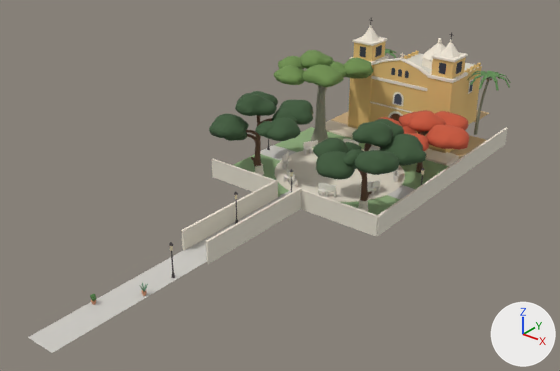
The glTF model modelos/casona/crudo/barrio_plaza.glb, before and after one commit.
The view is the same before and after, from a 50 mm camera at (2.6, -50.9, 47.8) aimed at (-56.4, 22.8, 2.1). The axes (+X, +Y, +Z) are drawn at lower right. The lights are the same throughout. The first picture is the older version. Vertices at exactly the same position are counted once.

Before the edit, the objects in view are built like this:
```python
me_plaza_banqueta = bpy.data.meshes.new('plaza_banqueta')
me_plaza_banqueta.from_pydata(...)  # 28 vertices, 22 faces; spans x -69.0..-41.0, y -17.0..47.0, z -0.4..0.1
me_plaza_banqueta.materials.append(mat_banqueta)  # light grey #cecbc5
# before: 16 (-57.0, 33.0, -0.4), 17 (-57.0, 37.0, -0.4), 18 (-57.0, 33.0, 0.1), 19 (-57.0, 37.0, 0.1), 20 (-53.0, 33.0, -0.4)
# before: 21 (-53.0, 37.0, -0.4), 22 (-53.0, 33.0, 0.1) at pixel (342, 180), 23 (-53.0, 37.0, 0.1) at pixel (358, 171)
me_plaza_cantera = bpy.data.meshes.new('plaza_cantera')
me_plaza_cantera.from_pydata(...)  # 16 vertices, 16 faces; spans x -68.0..-44.0, y 46.4..51.0, z -0.4..0.3
me_plaza_cantera.materials.append(mat_cantera)  # pale yellow #e7dac4
me_plaza_fachadas = bpy.data.meshes.new('plaza_fachadas')
me_plaza_fachadas.from_pydata(...)  # 2830 vertices, 4830 faces; spans x -70.0..-40.8, y -9.3..67.0, z -0.4..17.2
me_plaza_fachadas.materials.append(mat_fachada)
me_plaza_suelo = bpy.data.meshes.new('plaza_suelo')
me_plaza_suelo.from_pydata(...)  # 11 vertices, 6 faces; spans x -69.0..-44.0, y 51.0..72.8, z -0.4
me_plaza_suelo.materials.append(mat_tierra_p)  # brown #c4a77c
# before: 0 (-69.0, 51.0, -0.4) at pixel (325, 122), 1 (-61.0, 51.0, -0.4), 2 (-61.0, 72.8, -0.4), 3 (-69.0, 72.8, -0.4), 8 (-61.0, 67.0, -0.4)
# before: 9 (-49.0, 67.0, -0.4) at pixel (475, 122), 10 (-49.0, 72.8, -0.4) at pixel (489, 113)
ob_plaza_banqueta = bpy.data.objects.new('plaza_banqueta', me_plaza_banqueta)
ob_plaza_banqueta.location = (0.0, 0.0, 0.0)
ob_plaza_cantera = bpy.data.objects.new('plaza_cantera', me_plaza_cantera)
ob_plaza_cantera.location = (0.0, 0.0, 0.0)
ob_plaza_fachadas = bpy.data.objects.new('plaza_fachadas', me_plaza_fachadas)
ob_plaza_fachadas.location = (0.0, 0.0, 0.0)
ob_plaza_suelo = bpy.data.objects.new('plaza_suelo', me_plaza_suelo)
ob_plaza_suelo.location = (0.0, 0.0, 0.0)
# also in view: 'plaza_flamboyan_copa' at (-45.7, 42.2, 7.1); 'plaza_ceiba_copa' at (-64.4, 42.8, 12.7); 'plaza_tronco' at (-54.8, 34.9, 5.2); 'plaza_laurel_copa' at (-54.7, 27.5, 9.1); 'plaza_pasto' at (-55.0, 35.0, 0.0)
```
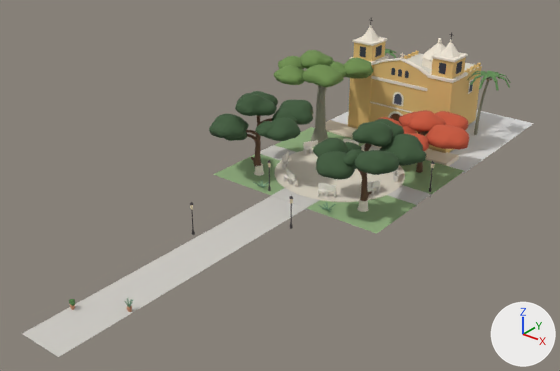
Where the change shows, as pixel boxes (x1, y1, x2, y2) in the pictures (560 x 371 px; the box of a moved part takes in the faces that stretch with it):
'plaza_fachadas', reshaped: before (90, 25, 508, 305); after (69, 25, 492, 312)
'plaza_banqueta', reshaped: before (28, 145, 415, 353); after (22, 144, 431, 357)
'plaza_suelo', reshaped, recoloured (28% wider, 28% taller): before (331, 110, 489, 159); after (331, 110, 534, 173)
part 1 of me_plaza_banqueta, moved or reshaped: before (278, 146, 380, 199); after (272, 144, 380, 211)
part 2 of me_plaza_banqueta, moved or reshaped (mostly hidden): before (260, 145, 415, 199); after (260, 145, 431, 208)
part 3 of me_plaza_banqueta, moved or reshaped: before (28, 198, 279, 353); after (22, 196, 306, 357)
part 4 of me_plaza_fachadas, moved or reshaped: before (91, 299, 96, 305); after (70, 305, 75, 310)
part 5 of me_plaza_fachadas, moved or reshaped: before (90, 294, 96, 298); after (69, 299, 75, 303)
part 6 of me_plaza_fachadas, moved or reshaped: before (141, 290, 147, 296); after (127, 306, 132, 312)
part 7 of me_plaza_fachadas, deleted: before (181, 127, 508, 264)
part 8 of me_plaza_suelo, deleted: before (449, 135, 486, 159)
part 9 of me_plaza_suelo, reshaped: before (331, 110, 489, 125); after (331, 110, 534, 173)

Edits to the bpy script that builds the scene:
```text
Add mat_pasto_c:
    mat_pasto_c = principled_material('pasto_c')
    mat_pasto_c.base_color = (0.7, 0.7, 0.7)  # light grey #dadada
    mat_pasto_c.roughness = 0.9
Change me_plaza_banqueta:
    where me_plaza_banqueta.from_pydata(...)  # 28 vertices, 22 faces; spans x -69.0..-41.0, y -17.0..47.0, z -0.4..0.1
    used by ob_plaza_banqueta; location = (0.0, 0.0, 0.0)
    me_plaza_banqueta part 1: the loose piece of 8 vertices spanning x -57.0..-53.0, y 23.0..47.0, z -0.4..0.1 is scaled about its middle by (1.5, 1, 1)
    me_plaza_banqueta part 2
    add for i in [*range(16, 20)]: me_plaza_banqueta.vertices[i].co += Vector((-1.0, 0.0, 0.0))
    add for i in [*range(20, 24)]: me_plaza_banqueta.vertices[i].co += Vector((1.0, 0.0, 0.0))
    me_plaza_banqueta part 3
    me_plaza_banqueta.vertices[0].co: (-57.0, -17.0, 0.0) -> (-58.0, -17.0, 0.0)  # pixel (27, 337) -> pixel (21, 333)
    me_plaza_banqueta.vertices[1].co: (-57.0, 23.0, 0.0) -> (-58.0, 23.0, 0.0)  # pixel (277, 197) -> pixel (271, 195)
    me_plaza_banqueta.vertices[2].co: (-53.0, -17.0, 0.0) -> (-52.0, -17.0, 0.0)  # pixel (52, 353) -> pixel (58, 357)
    me_plaza_banqueta.vertices[3].co: (-53.0, 23.0, 0.0) -> (-52.0, 23.0, 0.0)  # pixel (300, 206) -> pixel (306, 208)
Change me_plaza_fachadas:
    used by ob_plaza_fachadas; location = (0.0, 0.0, 0.0)
    remove me_plaza_fachadas.from_pydata(...)  # 2830 vertices, 4830 faces; spans x -70.0..-40.8, y -9.3..67.0, z -0.4..17.2
    add me_plaza_fachadas.from_pydata(...)  # 2750 vertices, 4730 faces; spans x -70.0..-45.1, y -11.3..67.0, z -0.4..17.2
    me_plaza_fachadas part 4: the loose piece of 20 vertices spanning x -56.8..-56.2, y -9.3..-8.7, z 0.0..0.5 is moved by (-1.0, -2.0, 0.0)
    me_plaza_fachadas part 5: the loose piece of 12 vertices spanning x -56.8..-56.2, y -9.3..-8.7, z 0.7..1.2 is moved by (-1.0, -2.0, 0.0)
    me_plaza_fachadas part 6: the loose piece of 20 vertices spanning x -53.8..-53.2, y -4.8..-4.2, z 0.0..0.5 is moved by (1.0, -3.0, 0.0)
    me_plaza_fachadas part 7: 10 loose pieces with 80 vertices, spanning x -69.0..-40.8, y 5.0..61.0, z -0.4..2.7, are deleted
    other edits to the shape of me_plaza_fachadas do not show in these pictures
Change me_plaza_suelo:
    used by ob_plaza_suelo; location = (0.0, 0.0, 0.0)
    verts and faces of me_plaza_suelo; kept vertices keep their numbers, new ones are numbered from 11
    remove me_plaza_suelo.from_pydata(...)  # 11 vertices, 6 faces; spans x -69.0..-44.0, y 51.0..72.8, z -0.4
    remove me_plaza_suelo.materials.append(mat_tierra_p)  # brown #c4a77c
    add me_plaza_suelo.from_pydata(...)  # 4 vertices, 2 faces; spans x -69.0..-41.0, y 47.0..72.8, z -0.4
    me_plaza_suelo part 8: the loose piece of 4 vertices spanning x -49.0..-44.0, y 51.0..61.0, z -0.4 is deleted
    me_plaza_suelo part 9
    add delete_vertices([1, 2, 8, 9, 10])  # with the faces that use them
    add verts[0] = (-69.0, 47.0, -0.4)  # moved
    add verts[11] = (-41.0, 47.0, -0.4)  # pixel (464, 173)
    add verts[12] = (-41.0, 72.8, -0.4)  # pixel (533, 123)
    add faces += [(0, 11, 12), (0, 12, 3)]
    add me_plaza_suelo.materials.append(mat_pasto_c)  # light grey #dadada
```
